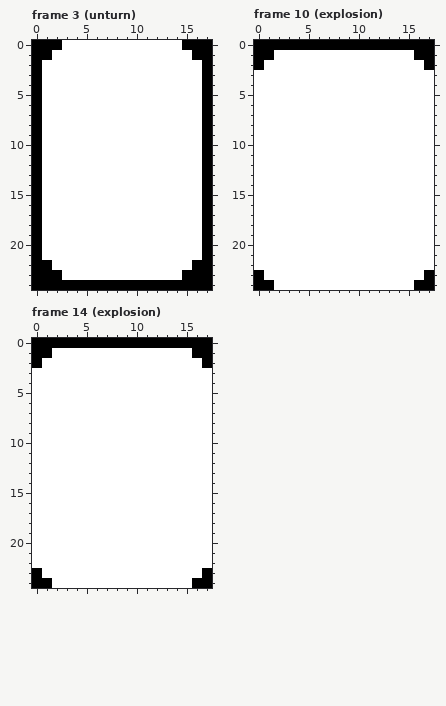
Two versions of one pixel-art file, public/card.ase. This is how it looked before the edit.
18x25 pixels, 43 frames. Shown: frame 3 (unturn), frame 10 (explosion), frame 14 (explosion). The commit also changed other frames, which this record leaves out.
The same view after the edit:
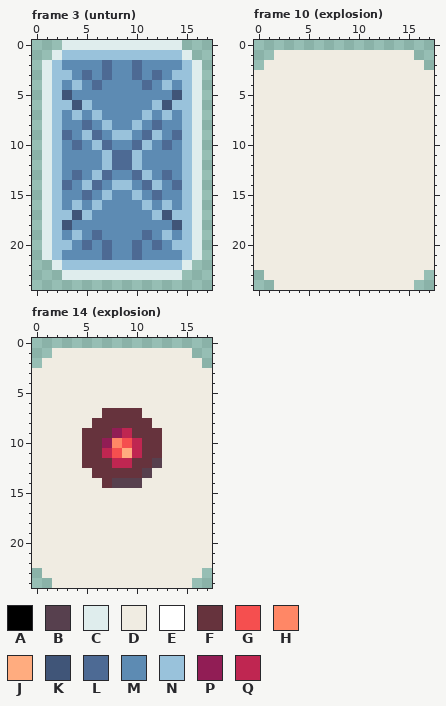
Palette (. is transparent): A #000000  B #57404e  C #dfeded  D #f0ece2  E #ffffff  F #66333d  G #f54f4f  H #ff8766  J #ffac7f  K #405578  L #4d6a94  M #5d8bb3  N #99c2db  P #911d55  Q #bf2651
Changes in this commit:
layer "card" now shown
layer "depth" now hidden
layer "effect" now shown
Changed rows in their new state; - is an unchanged pixel.
Frame 3 (unturn):
first column x 0:
 0 ...CCCCCCCCCCCC...
 1 ..CNNNNNNNNNNNNC..
 2 .CNMMMMLMMLMMMMNC.
 3 .CNNMLMLMMLMLMNNC.
 4 .CNMNMLMMMMLMNMNC.
 5 .CNKMMMMMMMMMMKNC.
 6 .CNNKNMMMMMMNKNNC.
 7 .CNMNMNMMMMNMNMNC.
 8 .CNMMLMNMMNMLMMNC.
 9 .CNLMNLMNNMLNMLNC.
10 .CNMLMNLMMLNMLMNC.
11 .CNMMMMNLLNMMMMNC.
12 .CNMMMMNLLNMMMMNC.
13 .CNMLMNLMMLNMLMNC.
14 .CNLMNLMNNMLNMLNC.
15 .CNMMLMNMMNMLMMNC.
16 .CNMNMNMMMMNMNMNC.
17 .CNNKNMMMMMMNKNNC.
18 .CNKMMMMMMMMMMKNC.
19 .CNMNMLMMMMLMNMNC.
20 .CNNMLMLMMLMLMNNC.
21 .CNMMMMLMMLMMMMNC.
22 ..CNNNNNNNNNNNNC..
23 ...CCCCCCCCCCCC...
24 ..................
Frame 10 (explosion):
first column x 0:
 0 ..................
 1 ..DDDDDDDDDDDDDD..
 2 .DDDDDDDDDDDDDDDD.
 3 DDDDDDDDDDDDDDDDDD
 4 DDDDDDDDDDDDDDDDDD
 5 DDDDDDDDDDDDDDDDDD
 6 DDDDDDDDDDDDDDDDDD
 7 DDDDDDDDDDDDDDDDDD
 8 DDDDDDDDDDDDDDDDDD
 9 DDDDDDDDDDDDDDDDDD
10 DDDDDDDDDDDDDDDDDD
11 DDDDDDDDDDDDDDDDDD
12 DDDDDDDDDDDDDDDDDD
13 DDDDDDDDDDDDDDDDDD
14 DDDDDDDDDDDDDDDDDD
15 DDDDDDDDDDDDDDDDDD
16 DDDDDDDDDDDDDDDDDD
17 DDDDDDDDDDDDDDDDDD
18 DDDDDDDDDDDDDDDDDD
19 DDDDDDDDDDDDDDDDDD
20 DDDDDDDDDDDDDDDDDD
21 DDDDDDDDDDDDDDDDDD
22 DDDDDDDDDDDDDDDDDD
23 .DDDDDDDDDDDDDDDD.
24 ..DDDDDDDDDDDDDD..
Frame 14 (explosion):
first column x 0:
 0 ..................
 1 ..DDDDDDDDDDDDDD..
 2 .DDDDDDDDDDDDDDDD.
 3 DDDDDDDDDDDDDDDDDD
 4 DDDDDDDDDDDDDDDDDD
 5 DDDDDDDDDDDDDDDDDD
 6 DDDDDDDDDDDDDDDDDD
 7 DDDDDDDFFFFDDDDDDD
 8 DDDDDDFFFFFFDDDDDD
 9 DDDDDFFFPQFFFDDDDD
10 DDDDDFFPHGQFFDDDDD
11 DDDDDFFQGJQFFDDDDD
12 DDDDDFFFQQFFBDDDDD
13 DDDDDDFFFFFBDDDDDD
14 DDDDDDDFBBBDDDDDDD
15 DDDDDDDDDDDDDDDDDD
16 DDDDDDDDDDDDDDDDDD
17 DDDDDDDDDDDDDDDDDD
18 DDDDDDDDDDDDDDDDDD
19 DDDDDDDDDDDDDDDDDD
20 DDDDDDDDDDDDDDDDDD
21 DDDDDDDDDDDDDDDDDD
22 DDDDDDDDDDDDDDDDDD
23 .DDDDDDDDDDDDDDDD.
24 ..DDDDDDDDDDDDDD..
Changed places in both pictures, as pixel boxes (x1, y1, x2, y2):
changed: (32, 40, 212, 290)
changed: (254, 40, 434, 290)
changed: (32, 338, 212, 588)
